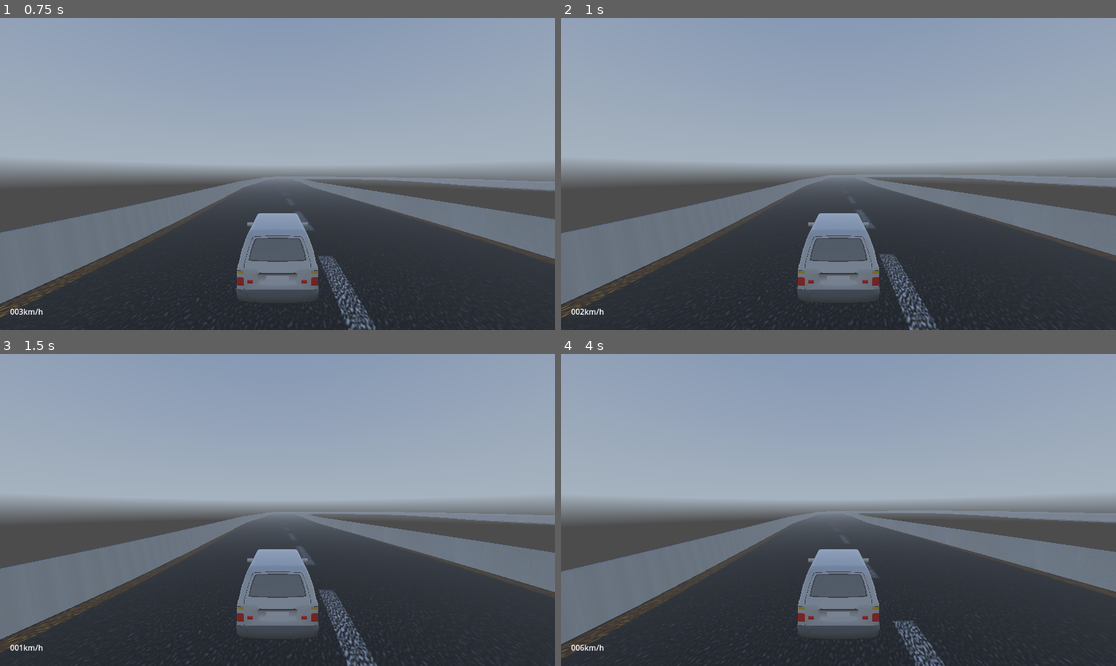
Above: before the commit, frames 1-4 (two rows, left to right).
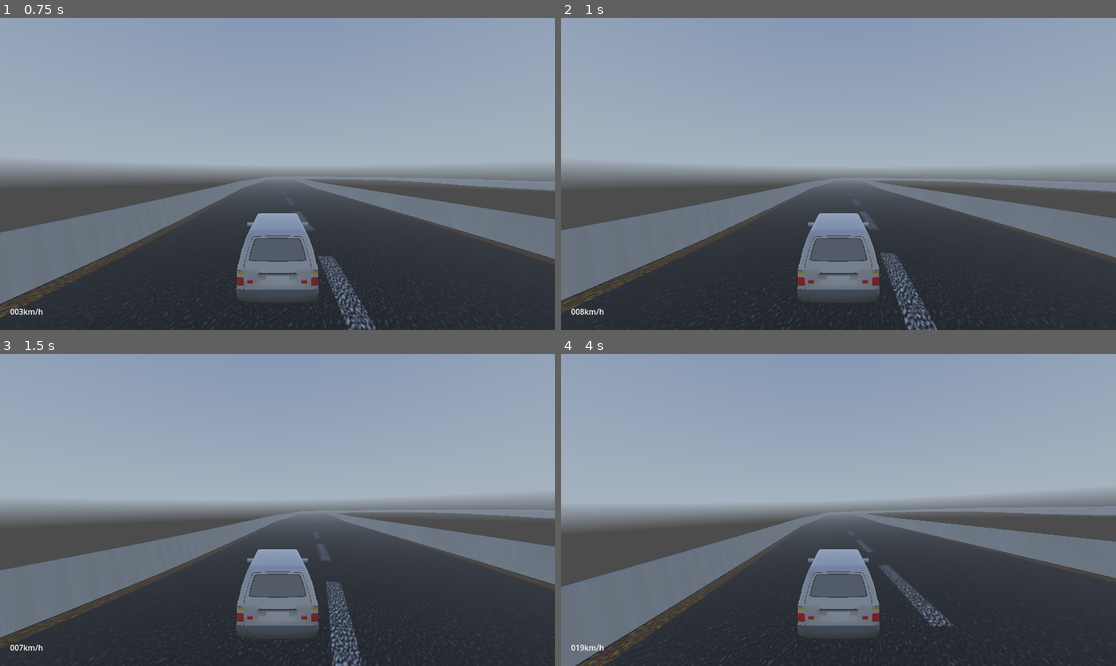
Above: after the commit, the same moments.

Repository: 32kda/vehicle_sample
Game: Godot game, scene res://world.tscn
The game is run twice, just before and just after one commit, with the same random seed, the same clock (stepped at 60 frames per second) and the same inputs. A sky picture missing from this copy of the repository is replaced by a grey-blue gradient.
Inputs (mouse positions are in pixels of both pictures, inside the frame that each line leads up to):
- Up to frame 1 (0.75 s): move the mouse to (399, 158) at 0.52 s; hold D (D) from 0.53 s (still down); click (399, 158) at 0.67 s
- Up to frame 2 (1 s): keep holding D (D); tap S (S) at 0.8 s
- Up to frame 3 (1.5 s): release D (D) at 1.25 s; drag from (166, 525) to (249, 572) at 1.27 s
- Up to frame 4 (4 s): move the mouse to (894, 441) at 2.02 s; hold W (W) 2.03-2.75 s; click (894, 441) at 2.17 s; tap D (D) at 2.3 s; drag from (810, 572) to (672, 463) at 2.77 s; move the mouse to (1005, 556) at 3.52 s; hold D (D) from 3.53 s (still down); click (1005, 556) at 3.67 s; tap W (W) at 3.8 s

Frame 1 is identical in both runs. In frame 2, 2.6% of the frame differs, in the area x 0-100%, y 51-100%; in frame 3, 5.3%; in frame 4, 9.0%, in the area x 0-100%, y 47-100%.

Commit message:
Fix low speed throttling

Diff:
--- a/lc_80.gd
+++ b/lc_80.gd
@@ -1,4 +1,6 @@
 extends VehicleBody3D
+
+const LOW_SPEED = 10
 
 var horse_power = 200
 var accel_speed = 100
@@ -15,9 +17,11 @@
 
 
 func _physics_process(delta):
-	current_speed_mps = (position - last_pos).length() / delta
+	current_speed_mps = linear_velocity.length()
 
 	var throt_input = - Input.get_action_strength("W") + Input.get_action_strength("S")
+	if current_speed_mps > 0 and  current_speed_mps < LOW_SPEED:
+		throt_input = throt_input * LOW_SPEED / current_speed_mps
 	engine_force = lerp(engine_force, throt_input * horse_power, accel_speed * delta)
 
 	var steer_input = Input.get_action_strength("A") - Input.get_action_strength("D")
